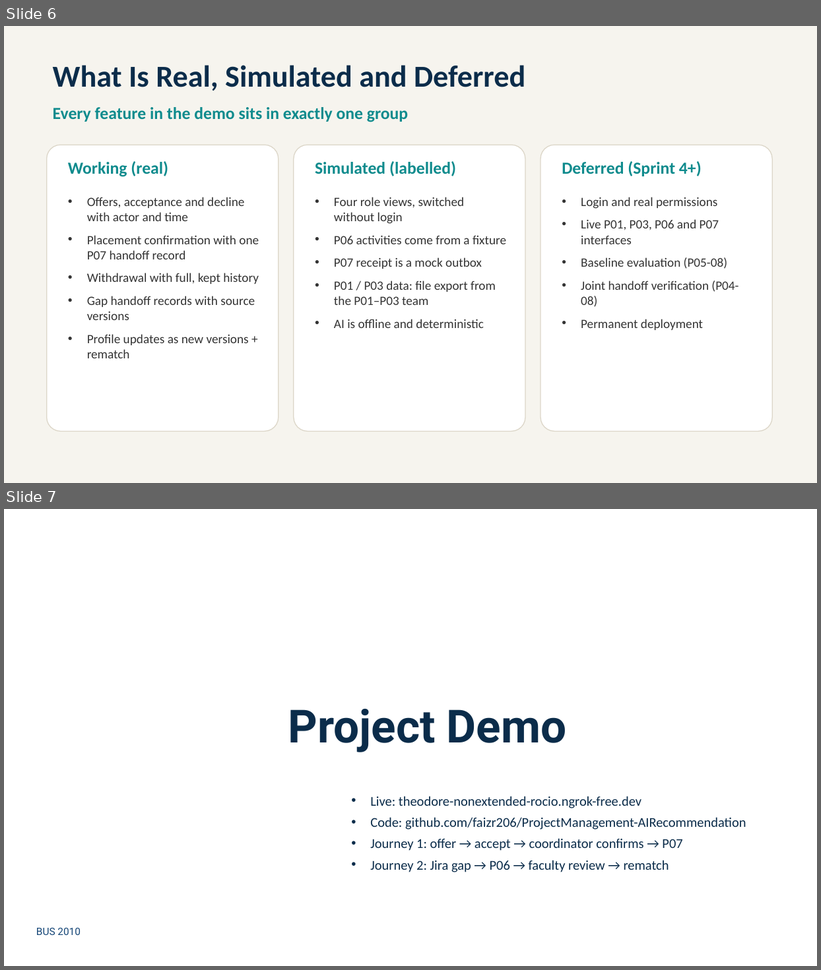
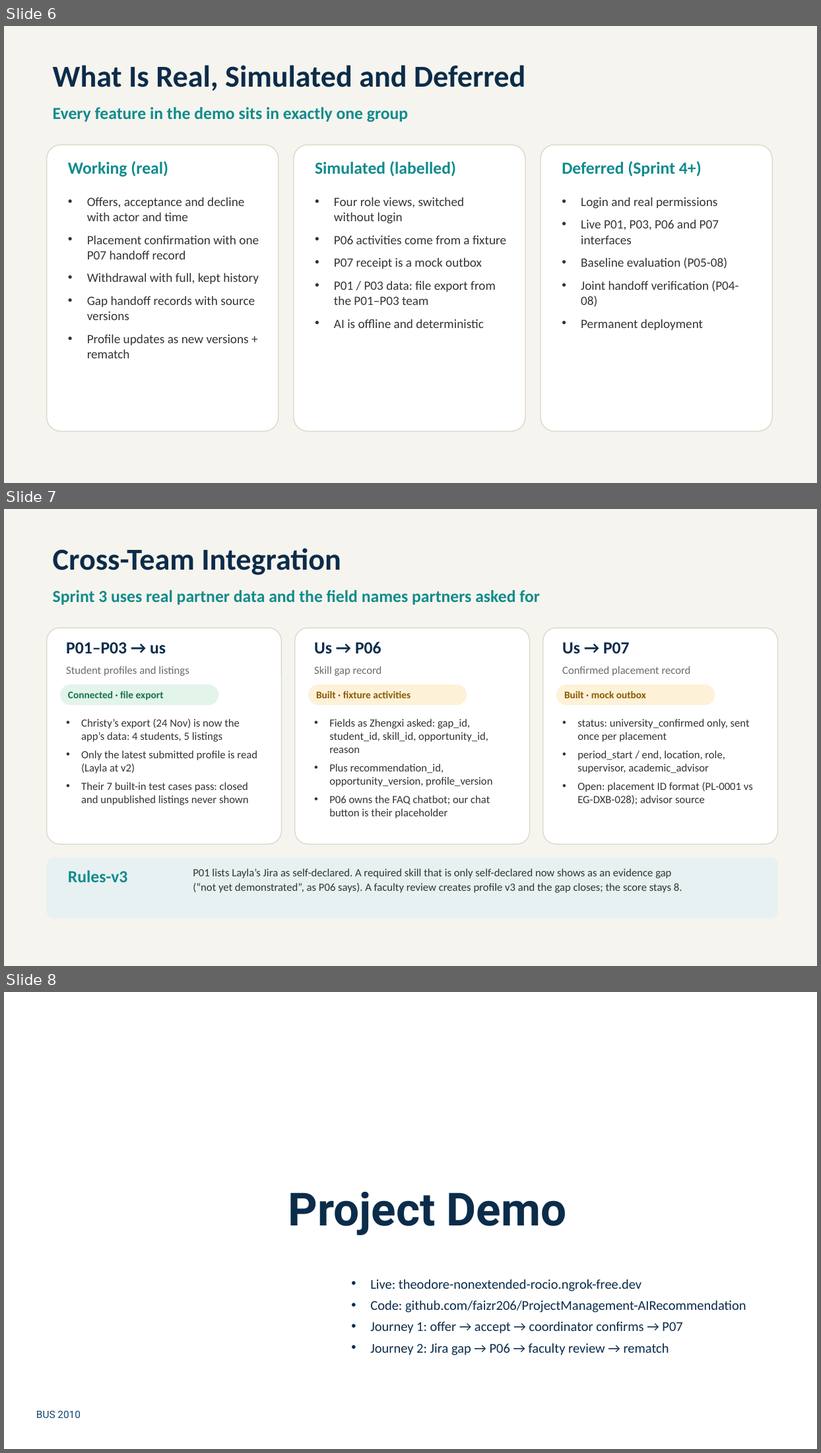
Before and after one commit to faizr206/InternshipPlatformSection2, a slide deck: artifacts/Sprint 3 - S2 Team 3.pptx. Shown one above the other, each under a label of ours: slides 6 and 7 before the commit, slides 6, 7 and 8 after it. The pictures are 821x970 and 821x1453 pixels, drawn with LibreOffice and Linux fonts; fonts in the diff are those of the drawing; background and template pictures are left out. Boxes give left, top, right and bottom in pixels: in the first picture for what was removed or moved away, otherwise in the second. Text is boxed around its words. In the diff, an @@ line names an element or a change of style, - is before the commit and + after.

```diff
--- a/artifacts/Sprint 3 - S2 Team 3.pptx
+++ b/artifacts/Sprint 3 - S2 Team 3.pptx
@@ slide 7 added at box(4, 509, 817, 966), background #F6F4EE @@
@@ text added at box(53, 548, 341, 575), 36 pt, text #0B2C4A, bold @@
+Cross-Team Integration
@@ text added at box(53, 590, 540, 605), 20 pt, text #0F8B8D, bold @@
+Sprint 3 uses real partner data and the field names partners asked for
@@ rounded rectangle added at box(47, 628, 282, 844), fill #FFFFFF, outline #DCD6C8 1 pt @@
@@ text added at box(66, 642, 166, 654), 20 pt, text #0B2C4A, bold @@
+P01–P03 → us
@@ rounded rectangle added at box(295, 628, 530, 844), fill #FFFFFF, outline #DCD6C8 1 pt @@
@@ text added at box(314, 642, 382, 654), 20 pt, text #0B2C4A, bold @@
+Us → P06
@@ rounded rectangle added at box(543, 628, 778, 844), fill #FFFFFF, outline #DCD6C8 1 pt @@
@@ text added at box(562, 642, 630, 654), 20 pt, text #0B2C4A, bold @@
+Us → P07
@@ text added at box(66, 666, 189, 676), 13 pt, text #6B6B6B @@
+Student profiles and listings
@@ text added at box(314, 666, 382, 676), 13 pt, text #6B6B6B @@
+Skill gap record
@@ text added at box(562, 666, 691, 676), 13 pt, text #6B6B6B @@
+Confirmed placement record
@@ rounded rectangle added at box(60, 685, 218, 706), fill #E3F4EA, 12 pt, text #17734A, bold @@
+Connected · file export
@@ rounded rectangle added at box(308, 685, 467, 706), fill #FDF1D8, 12 pt, text #8A5A00, bold @@
+Built · fixture activities
@@ rounded rectangle added at box(556, 685, 715, 706), fill #FDF1D8, 12 pt, text #8A5A00, bold @@
+Built · mock outbox
@@ text added at box(81, 719, 257, 805), 13 pt, text #333333 @@
+• Christy’s export (24 Nov) is now the app’s data: 4 students, 5 listings
+• Only the latest submitted profile is read (Layla at v2)
+• Their 7 built-in test cases pass: closed and unpublished listings never shown
@@ text added at box(329, 719, 492, 819), 13 pt, text #333333 @@
+• Fields as Zhengxi asked: gap_id, student_id, skill_id, opportunity_id, reason
+• Plus recommendation_id, opportunity_version, profile_version
+• P06 owns the FAQ chatbot; our chat button is their placeholder
@@ text added at box(578, 719, 753, 805), 13 pt, text #333333 @@
+• status: university_confirmed only, sent once per placement
+• period_start / end, location, role, supervisor, academic_advisor
+• Open: placement ID format (PL-0001 vs EG-DXB-028); advisor source
@@ rounded rectangle added at box(47, 858, 778, 919), fill #E7F1F1 @@
@@ text added at box(68, 871, 128, 883), 20 pt, text #0F8B8D, bold @@
+Rules-v3
@@ text added at box(193, 869, 682, 893), 13 pt, text #333333 @@
+P01 lists Layla’s Jira as self-declared. A required skill that is only self-declared now shows as an evidence gap
+(“not yet demonstrated”, as P06 says). A faculty review creates profile v3 and the gap closes; the score stays 8.
@@ what was slide 7 is now slide 8 @@
```
